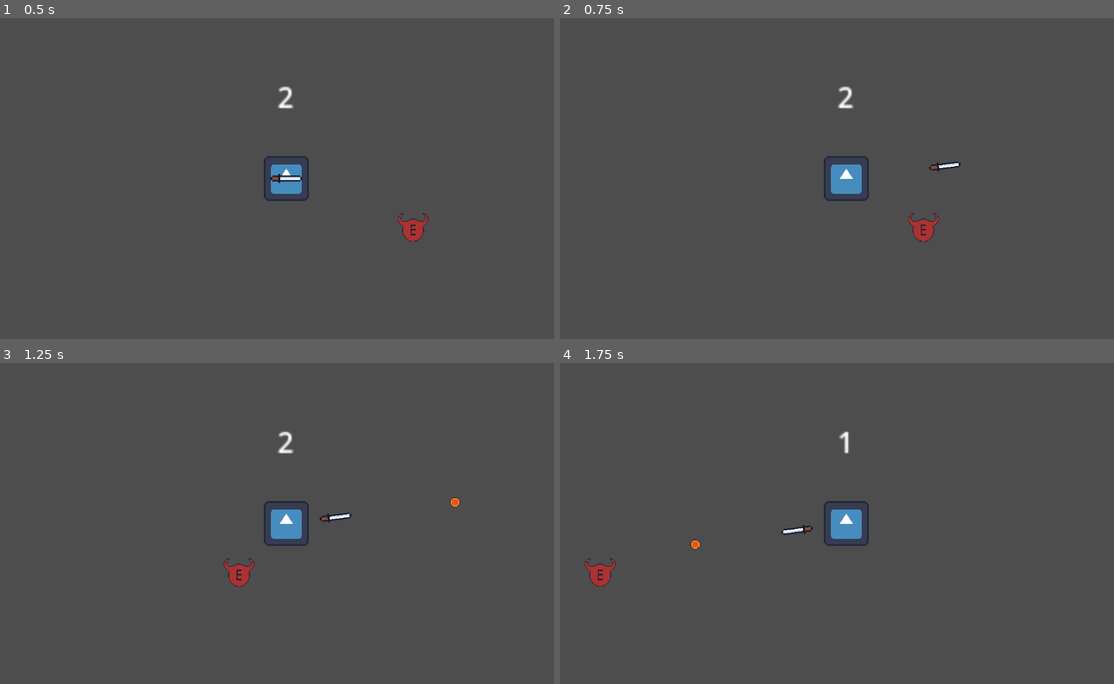
Above: before the commit, frames 1-4 (two rows, left to right).
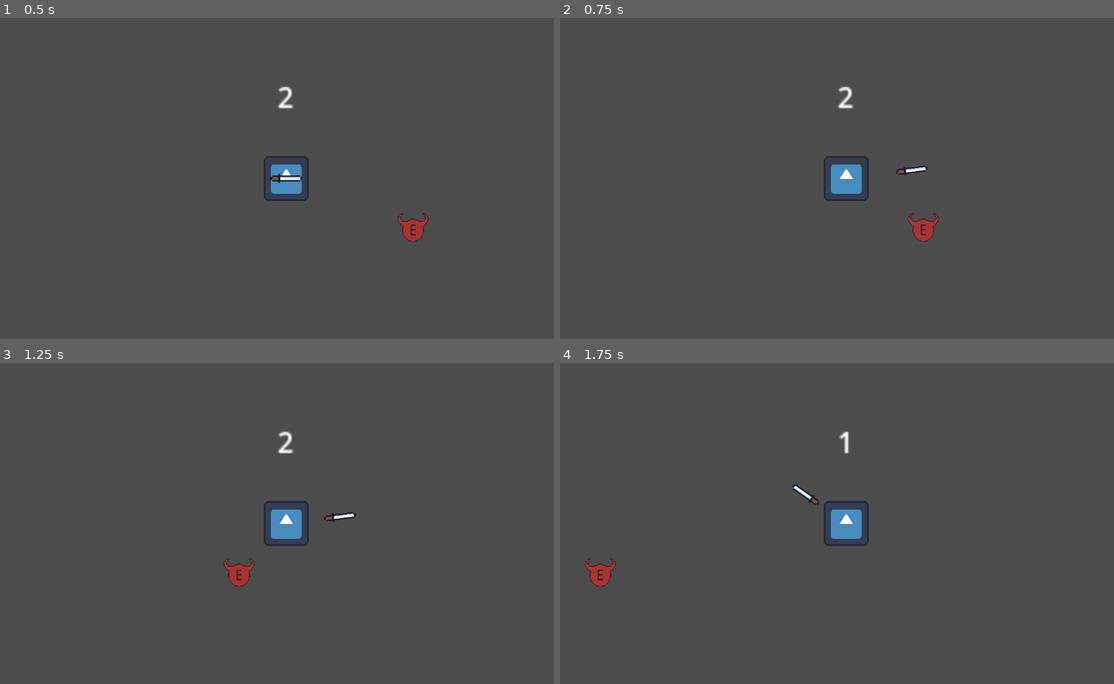
Above: after the commit, the same moments.

Repository: Darkcitrus/darkspracticegame
Game: Godot game, scene res://node_2d.tscn
The game is run twice, just before and just after one commit, with the same random seed, the same clock (stepped at 60 frames per second) and the same inputs. The engine's default icon, where the game draws it, is replaced by a stand-in: a white triangle on a blue panel in a dark square.
Inputs (mouse positions are in pixels of both pictures, inside the frame that each line leads up to):
- Up to frame 1 (0.5 s): no input
- Up to frame 2 (0.75 s): tap Enter (ui_accept) at 0.5 s; move the mouse to (969, 162) at 0.52 s; press the mouse at (969, 162) at 0.53 s; hold Right (ui_right) from 0.53 s (still down)
- Up to frame 3 (1.25 s): keep holding Right (ui_right); tap Enter (ui_accept) at 0.77 s; right-click (409, 507) at 0.8 s
- Up to frame 4 (1.75 s): keep holding Right (ui_right); move the mouse to (731, 539) at 1.27 s; release the mouse at (731, 539) at 1.28 s; right-click (731, 539) at 1.35 s; tap Enter (ui_accept) at 1.52 s; tap Space (ui_select) at 1.55 s

Frame 1 is identical in both runs. In frame 2, 0.2% of the frame differs, in the area x 60-73%, y 44-49%; in frame 3, 0.1%; in frame 4, 0.2%, in the area x 23-47%, y 37-59%.

Commit message:
Add files via upload

Diff:
--- a/character_body_2d.gd
+++ b/character_body_2d.gd
@@ -19,7 +19,7 @@
 const DODGE_COOLDOWN_TIME = 1.0
 const DODGE_RECOVERY_TIME = 2.0
 
-# Refference variables
+# Reference variables
 @onready var dodge_timer = $DodgeTimer
 @onready var dodge_recovery = $DodgeRecovery
 @onready var dodge_cooldown = $DodgeCooldown
@@ -29,59 +29,141 @@
 @onready var attackcd = $hitbox/attackcd
 @onready var projectiles = $Projectiles
 
-var fire_ball: PackedScene = preload("res://scenes/fire_ball.tscn")
+# var fire_ball: PackedScene = preload("res://scenes/fire_ball.tscn")
 
 func _physics_process(delta) :
 	attack_direction = (get_global_mouse_position() - global_position).normalized()
 	handle_movement()
-	handle_attacks(delta)
+	thrust_attack(delta)
 	move_and_slide()
 	point_hitbox_to_mouse()
 	dodge_label.text = str(dodges)
 
-func handle_attacks(delta):
-	if Input.is_action_just_pressed('left_click') and not attacking:
+var attack_cooldown = 0.3  # attack cooldown in seconds
+var last_attack_time = 0
+
+func thrust_attack(_delta):
+	# Check if the left mouse button is pressed and the character is not already attacking
+	if Input.is_action_pressed('left_click') and not attacking:
+		# Get the current time in seconds
+		var current_time = Time.get_ticks_msec() / 1000.0
+		# Check if the cooldown period has passed since the last attack
+		if current_time - last_attack_time >= attack_cooldown:
+			# Update the last attack time to the current time
+			last_attack_time = current_time
+			# Set attacking flag to true
+			attacking = true
+
+			# Create a tween for thrust animation
+			var tween = create_tween()
+			# Set the tween transition type to exponential
+			tween.set_trans(Tween.TRANS_EXPO)
+			tween.set_ease(Tween.EASE_OUT)
+
+			# Calculate positions relative to player
+			var start_offset = 150  # Normal distance from player
+			var thrust_offset = 300  # Extended thrust distance
+
+			# Forward thrust
+			tween.tween_method(
+				func(progress: float):
+					var current_offset = lerp(start_offset, thrust_offset, progress)
+					hitbox.position = attack_direction * current_offset,
+				0.0, 1.0, 0.15
+			)
+
+			# Return to starting position
+			tween.tween_method(
+				func(progress: float):
+					var current_offset = lerp(thrust_offset, start_offset, progress)
+					hitbox.position = attack_direction * current_offset,
+				0.0, 1.0, 0.25
+			)
+
+			tween.tween_callback(func(): attacking = false)
+			attackcd.start()
+
+	if Input.is_action_pressed('right_click') and not attacking:
+		perform_sweep_attack()
+
+	#if Input.is_action_just_pressed('right_click'):
+	#	var new_fire_ball = fire_ball.instantiate()
+	#	new_fire_ball.direction = attack_direction
+	#	projectiles.add_child(new_fire_ball)
+
+		pass
+
+
+var swinging_left: bool = true  # Track the current direction of the swing
+var swinging: bool = false  # Track if the sword is currently swinging
+var start_angle: float  # Store the start angle for the swing
+var end_angle: float    # Store the end angle for the swing
+
+func perform_sweep_attack():
+	if Time.get_ticks_msec() / 1000.0 - last_attack_time >= attack_cooldown:
+		last_attack_time = Time.get_ticks_msec() / 1000.0
 		attacking = true
-		var attack_vector: Vector2 = hitbox.global_position + attack_direction * thrust_distance
-
-		# option 1 using tweens you can also change the speed
-		#var tween = create_tween()
-		#tween.tween_property(hitbox, "global_position", attack_vector, 0.3)
-		#await tween.finished
-		#attacking = false
-
-		# option 2 and 3 are nearly the same. only difference is the method called
-		# option 2 using lerp()
-		hitbox.global_position = lerp(hitbox.global_position, attack_vector, 1)
-		# option 3 using move_toward()
-		#hitbox.global_position = hitbox.global_position.move_toward(attack_vector, 100)
+		swinging = true  # Set swinging to true when the swing starts
+
+		# Calculate the direction to the mouse position
+		var mouse_position = get_global_mouse_position()
+		var direction_to_mouse = (mouse_position - global_position).normalized()
+		var swing_base_angle = direction_to_mouse.angle()  # Get the current angle towards the mouse
+
+		# Calculate the start and end angles for the half-circle sweep
+		start_angle = swing_base_angle - PI / 4 if swinging_left else swing_base_angle + PI / 4  # Alternate direction
+		end_angle = swing_base_angle + PI / 4 if swinging_left else swing_base_angle - PI / 4    # Alternate direction
+
+		# Toggle the direction for the next swing
+		swinging_left = !swinging_left
+
+		# Create a tween for smooth animation
+		var tween = create_tween()
+		tween.set_trans(Tween.TRANS_EXPO)
+		tween.set_ease(Tween.EASE_IN_OUT)
+
+		# Set up the sweep animation
+		tween.tween_method(func(progress: float):
+			var current_angle = lerp_angle(start_angle, end_angle, progress)
+			var sweep_direction = Vector2(cos(current_angle), sin(current_angle))
+			hitbox.global_position = global_position + sweep_direction * 50
+			sword_sprite.rotation = current_angle + PI / 2  # Use the calculated angle
+
+		, 0.0, 1.0, 0.5)  # 0.5 seconds duration
+
+		tween.tween_callback(func():
+			attacking = false
+			swinging = false  # Reset swinging when the animation is done
+		)
 
 		attackcd.start()
-		print("Player attacked with power: ", attack_power)
-
-	if Input.is_action_just_pressed('right_click'):
-		var new_fire_ball = fire_ball.instantiate()
-		new_fire_ball.direction = attack_direction
-		projectiles.add_child(new_fire_ball)
-
-		pass
 
 func point_hitbox_to_mouse():
 	if not attacking:
 		sword_sprite.rotation = attack_direction.angle() + PI/2
 		hitbox.global_position = global_position + attack_direction * 50
 
+# This function handles the player's movement input.
+# It checks for the direction keys and applies movement accordingly.
 func handle_movement():
-
+	# Check if the player is not currently dodging
 	if not dodging:
+		# Get the movement input from the direction keys
 		move_input = Input.get_vector("ui_left", "ui_right", "ui_up", "ui_down")
+	# Determine the movement speed based on whether the player is dodging or not
 	var SPEED = run_speed if not dodging else dodge_speed
+	# Calculate the movement direction by multiplying the input vector with the speed
 	var movedirection = move_input * SPEED
+	# Apply the movement to the player's velocity
 	velocity = movedirection
+	# Check if the player can dodge and if the dodge button is pressed
 	if can_dodge:
 		if Input.is_action_just_pressed("ui_select") and not dodging and dodges > 0:
+			# Handle the dodge movement
 			handle_dodge()
 
+# This function handles the player's dodge movement.
+# It reduces the number of available dodges, starts the dodge recovery timer, and sets the dodging flag to true.
 func handle_dodge():
 	dodges -= 1
 	print("dashes:"+str(dodges))
@@ -110,4 +192,24 @@
 
 func _on_attackcd_timeout():
 	attacking = false
+	print("Player attacked with power: ", attack_power)
 	pass
+
+func sweep_attack():
+	var mouse_pos = get_global_mouse_position()
+	var angle = position.direction_to(mouse_pos).angle()
+
+	# Get a reference to the sword Sprite2D
+	var sword = $hitbox/Sprite2D
+
+	# Rotate the sword towards the mouse position
+	sword.rotation = angle + PI/2  # PI/2 is added because the sword is initially rotated by 90 degrees
+
+	# Implement a sweeping motion (example: 45 degrees sweep)
+	var sweep_angle = PI/4
+
+	# Animate the rotation
+	var tween = create_tween()
+	tween.tween_property(sword, "rotation", angle + PI/2 + sweep_angle, 0.1).set_ease(Tween.EASE_IN_OUT).set_trans(Tween.TRANS_SINE)
+	tween.tween_property(sword, "rotation", angle + PI/2 - sweep_angle, 0.1).set_ease(Tween.EASE_IN_OUT).set_trans(Tween.TRANS_SINE).set_delay(0.1)
+	tween.tween_property(sword, "rotation", angle + PI/2, 0.1).set_ease(Tween.EASE_IN_OUT).set_trans(Tween.TRANS_SINE).set_delay(0.2)
